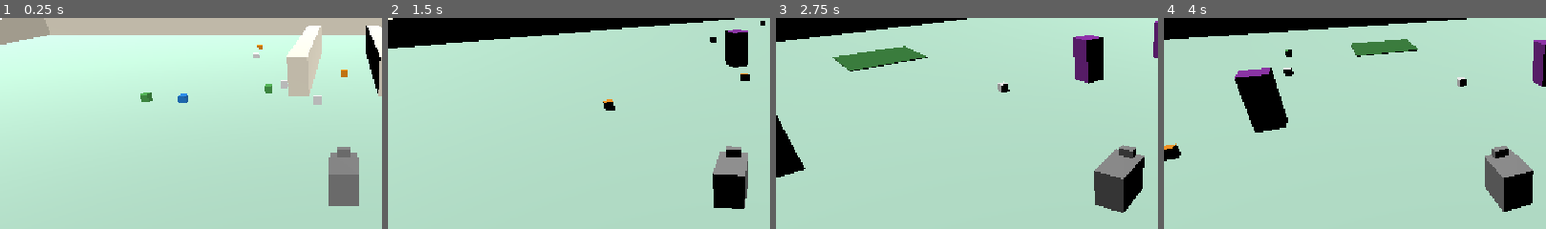
Above: before the commit, frames 1-4 (left to right).
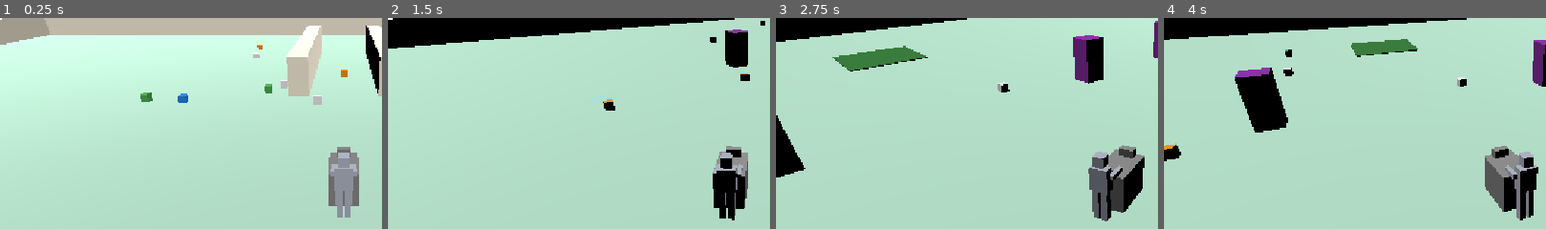
Above: after the commit, the same moments.

Repository: evanqjones/Comp440Project2
Game: Godot game, scene res://systems/cart/test/cart_drive_test.tscn
The game is run twice, just before and just after one commit, with the same random seed, the same clock (stepped at 60 frames per second) and the same inputs. This scene is started directly instead of the project's main scene.
Inputs (mouse positions are % of the whole screen's width and height, from its top left):
- Up to frame 1 (0.25 s): no input
- Up to frame 2 (1.5 s): tap Enter at 0.5 s; move the mouse to (72, 44) at 0.52 s; hold D (steer_right) 0.53-1.25 s; hold Shift (boost) 0.53-1.25 s; click (72, 44) at 0.67 s; tap Space at 0.77 s; drag from (30, 54) to (45, 69) at 1.27 s
- Up to frame 3 (2.75 s): move the mouse to (60, 27) at 2.02 s; hold D (steer_right) from 2.03 s (still down); tap Alt at 2.1 s
- Up to frame 4 (4 s): release D (steer_right) at 2.75 s; drag from (45, 69) to (20, 34) at 2.77 s; move the mouse to (80, 64) at 3.52 s; hold A (steer_left) from 3.53 s (still down); hold Shift (boost) from 3.53 s (still down); tap Space at 3.77 s
The pictures show only the part of the screen within x 5-55%, y 15-65%; the shares and areas given below are measured in that part.

The runs differ from the first frame. In frame 1, 1.1% of the frame differs, in the area x 86-94%, y 63-95%; in frame 2, 0.8%; in frame 3, 1.7%, in the area x 81-91%, y 63-97%; in frame 4, 1.0%.

Commit message:
cart: add box-placeholder shopper
Visual/Shopper: a static box person pushing every cart, visual only (no
collision), to be replaced by Evan's shopper model. Ram-steal renumbered
to cart/04-ram-steal in the live docs.

Co-Authored-By: Claude Opus 5.5 <noreply@anthropic.com>

Diff:
--- a/systems/cart/cart.gd
+++ b/systems/cart/cart.gd
@@ -4,7 +4,7 @@
 ##
 ## Driving: cart/01-movement (arcade handling; rules in CartMotion, numbers in CartTuning).
 ## Carrying: cart/02-inventory (CartInventory holds items oldest first; CartItemStack shows cubes).
-## Still stubs: ram-steal (cart/03-ram-steal), slip (Final).
+## Still stubs: ram-steal (cart/04-ram-steal), slip (Final).
 ## Keep the contract signatures: tests/shared/test_contracts.gd fails if one changes.
 
 signal item_collected(cart: Cart, item: ItemData)
@@ -31,7 +31,7 @@
 var _brake: float = 0.0
 var _steer: float = 0.0
 var _boost: bool = false
-## Planar speed just before the last move_and_slide(); cart/03 compares these at contact.
+## Planar speed just before the last move_and_slide(); cart/04-ram-steal compares these at contact.
 var _speed_before_move: float = 0.0
 
 @onready var _stack := get_node_or_null("ItemStackDisplay") as CartItemStack
--- a/systems/cart/cart.tscn
+++ b/systems/cart/cart.tscn
@@ -12,6 +12,25 @@
 
 [sub_resource type="BoxMesh" id="BoxMesh_nose"]
 size = Vector3(0.4, 0.2, 0.2)
+
+[sub_resource type="StandardMaterial3D" id="Material_shopper"]
+albedo_color = Color(0.72, 0.74, 0.8, 1)
+
+[sub_resource type="BoxMesh" id="BoxMesh_leg"]
+material = SubResource("Material_shopper")
+size = Vector3(0.16, 0.8, 0.2)
+
+[sub_resource type="BoxMesh" id="BoxMesh_body"]
+material = SubResource("Material_shopper")
+size = Vector3(0.44, 0.6, 0.26)
+
+[sub_resource type="BoxMesh" id="BoxMesh_head"]
+material = SubResource("Material_shopper")
+size = Vector3(0.26, 0.26, 0.26)
+
+[sub_resource type="BoxMesh" id="BoxMesh_arm"]
+material = SubResource("Material_shopper")
+size = Vector3(0.1, 0.1, 0.46)
 
 [node name="Cart" type="CharacterBody3D"]
 collision_layer = 2
@@ -33,6 +52,33 @@
 transform = Transform3D(1, 0, 0, 0, 1, 0, 0, 0, 1, 0, 1.1, -0.45)
 mesh = SubResource("BoxMesh_nose")
 
+[node name="Shopper" type="Node3D" parent="Visual"]
+transform = Transform3D(1, 0, 0, 0, 1, 0, 0, 0, 1, 0, 0, 0.95)
+
+[node name="LeftLeg" type="MeshInstance3D" parent="Visual/Shopper"]
+transform = Transform3D(1, 0, 0, 0, 1, 0, 0, 0, 1, -0.11, 0.4, 0)
+mesh = SubResource("BoxMesh_leg")
+
+[node name="RightLeg" type="MeshInstance3D" parent="Visual/Shopper"]
+transform = Transform3D(1, 0, 0, 0, 1, 0, 0, 0, 1, 0.11, 0.4, 0)
+mesh = SubResource("BoxMesh_leg")
+
+[node name="Body" type="MeshInstance3D" parent="Visual/Shopper"]
+transform = Transform3D(1, 0, 0, 0, 1, 0, 0, 0, 1, 0, 1.1, 0)
+mesh = SubResource("BoxMesh_body")
+
+[node name="Head" type="MeshInstance3D" parent="Visual/Shopper"]
+transform = Transform3D(1, 0, 0, 0, 1, 0, 0, 0, 1, 0, 1.58, 0)
+mesh = SubResource("BoxMesh_head")
+
+[node name="LeftArm" type="MeshInstance3D" parent="Visual/Shopper"]
+transform = Transform3D(1, 0, 0, 0, 1, 0, 0, 0, 1, -0.27, 1.2, -0.23)
+mesh = SubResource("BoxMesh_arm")
+
+[node name="RightArm" type="MeshInstance3D" parent="Visual/Shopper"]
+transform = Transform3D(1, 0, 0, 0, 1, 0, 0, 0, 1, 0.27, 1.2, -0.23)
+mesh = SubResource("BoxMesh_arm")
+
 [node name="ItemStack" type="Marker3D" parent="Visual"]
 transform = Transform3D(1, 0, 0, 0, 1, 0, 0, 0, 1, 0, 1, 0)
 
--- /dev/null
+++ b/tests/cart/test_cart_shopper.gd
@@ -0,0 +1,35 @@
+extends GutTest
+## Box-placeholder shopper pushing every cart (docs/features/cart/03-shopper/FEATURE.md).
+
+const CART_SCENE := "res://systems/cart/cart.tscn"
+
+
+func _make_cart() -> Cart:
+	var cart := (load(CART_SCENE) as PackedScene).instantiate() as Cart
+	add_child_autofree(cart)
+	return cart
+
+
+func test_every_cart_has_a_shopper_behind_it() -> void:
+	var shopper := _make_cart().get_node_or_null("Visual/Shopper") as Node3D
+	assert_not_null(shopper, "cart.tscn has Visual/Shopper")
+	if shopper == null:
+		return
+	assert_gt(shopper.position.z, 0.6, "stands behind the cart's back face (+Z is behind)")
+
+
+func test_shopper_is_visual_only() -> void:
+	var shopper := _make_cart().get_node_or_null("Visual/Shopper")
+	assert_not_null(shopper)
+	if shopper == null:
+		return
+	var bodies := shopper.find_children("*", "CollisionObject3D", true, false)
+	var shapes := shopper.find_children("*", "CollisionShape3D", true, false)
+	assert_eq(bodies.size() + shapes.size(), 0, "no collision on the shopper")
+
+
+func test_cart_collision_box_unchanged() -> void:
+	var cart := _make_cart()
+	var box := (cart.get_node("CollisionShape3D") as CollisionShape3D).shape as BoxShape3D
+	assert_eq(box.size, Vector3(0.8, 1.0, 1.2), "cart box is still 0.8 x 1.0 x 1.2 m")
+	assert_eq(cart.find_children("*", "CollisionShape3D", true, false).size(), 1, "still one collision box")
Not shown, added: tests/cart/test_cart_shopper.gd.uid
Not shown, changed: docs/DECISIONS.md
Not shown, changed: docs/GAME_SPEC.md
Not shown, changed: docs/PROGRESS.md
Not shown, changed: docs/TODO.md
Not shown, changed: docs/WORKFLOW.md
Not shown, added: docs/features/cart/03-shopper/FEATURE.md
